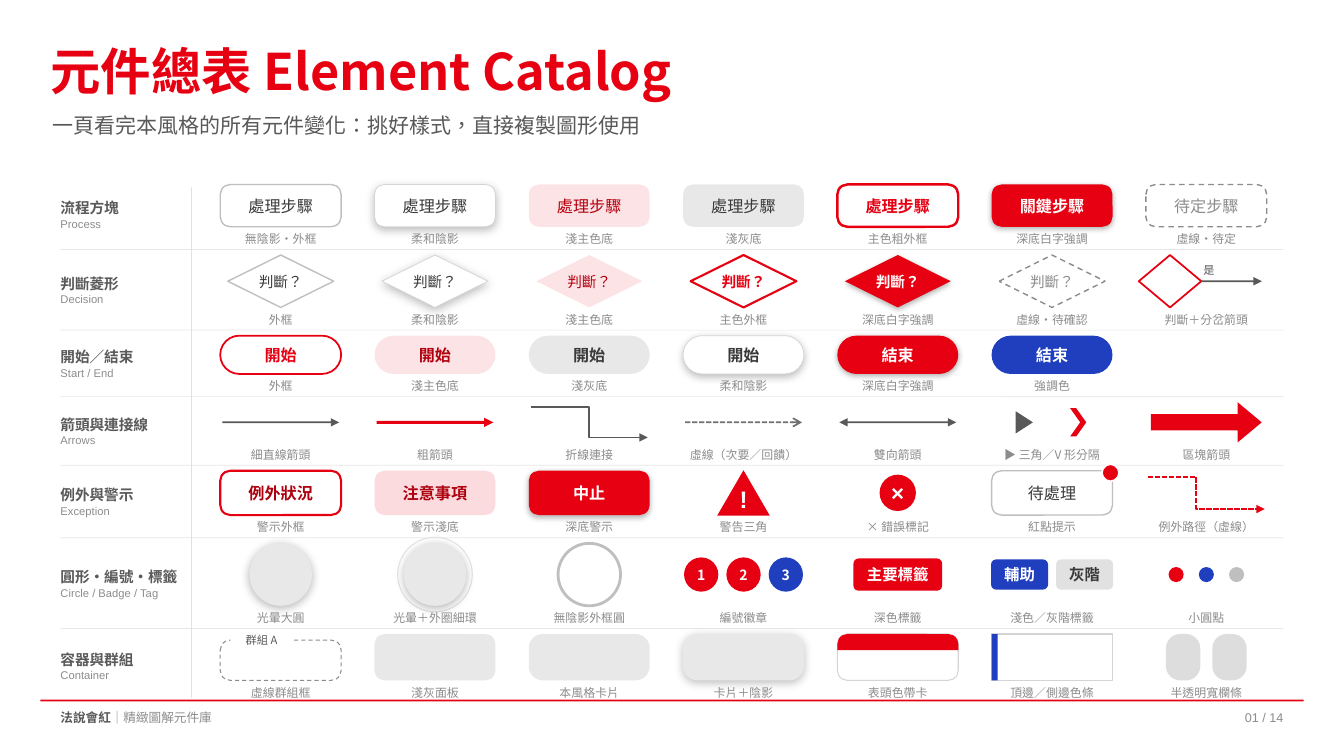
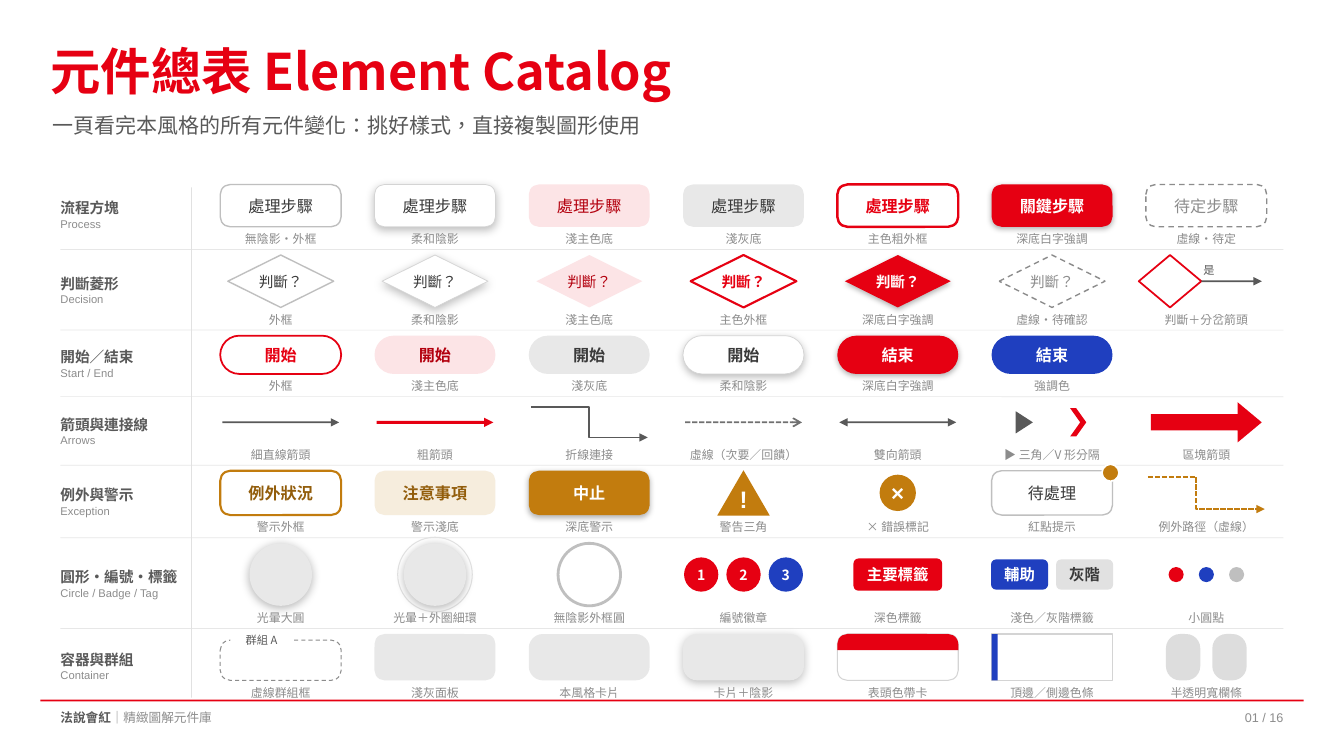
Before and after one commit to hctsaik/ppt-style-studio, a slide deck: slide 1 of out/kit-investor.pptx. Drawn at 1344x756 pixels with LibreOffice and Linux fonts; fonts in the diff are those of the drawing. Boxes give left, top, right and bottom in pixels: in the first picture for what was removed or moved away, otherwise in the second. Text is boxed around its words. In the diff, an @@ line names an element or a change of style, - is before the commit and + after.

```diff
--- a/out/kit-investor.pptx
+++ b/out/kit-investor.pptx
@@ rounded rectangle "例外狀況" at box(221, 471, 342, 515): text colour #AD000E to #925D0B; outline #E60012 1.5 pt to #C27C0E 1.5 pt @@
@@ rounded rectangle "注意事項" at box(375, 471, 496, 515): text colour #AD000E to #925D0B; fill #FCDBDE to #F6EDDD @@
@@ fill #E60012 to #C27C0E in 4 elements at box(529, 471, 650, 515), box(718, 471, 770, 516), box(880, 475, 917, 511), box(1102, 465, 1119, 482) @@
@@ freeform shape at box(1148, 477, 1265, 509): outline #E60012 1.25 pt dashed to #C27C0E 1.25 pt dashed @@
@@ text at box(1245, 713, 1283, 722): text changed @@
-01 / 14
+01 / 16
```
Also in this commit, not shown: 13 other slides changed, 2 slides added, 32 other files.
